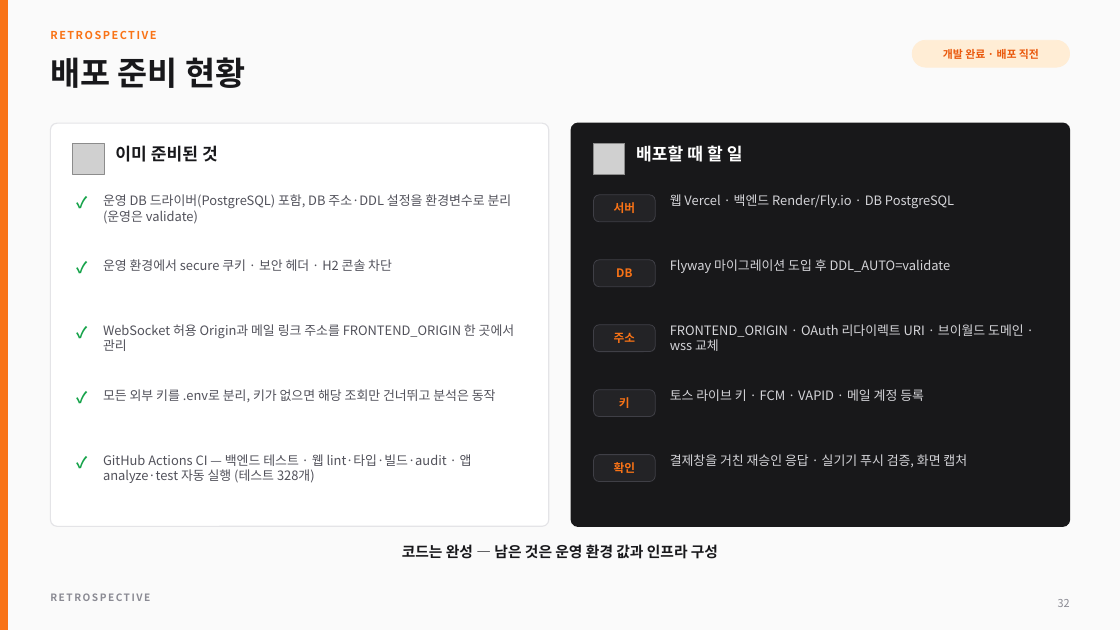
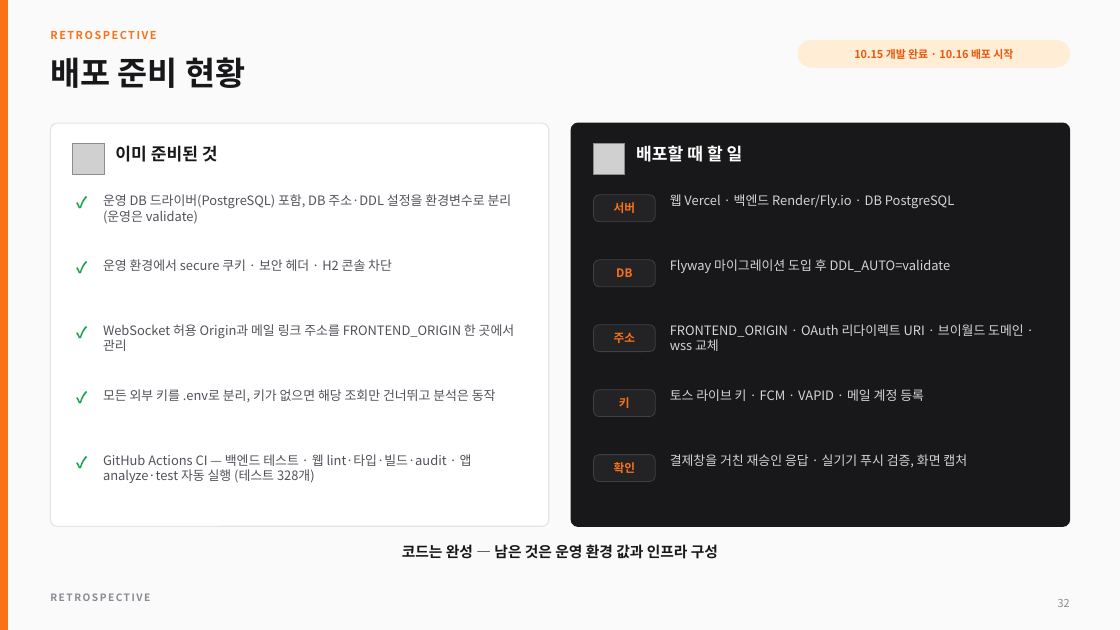
Before and after one commit to chean0830/guard-project, a slide deck: slide 32 of docs/portfolio/ProjectGuard_Portfolio.pptx. Drawn at 1120x630 pixels with LibreOffice and Linux fonts; fonts in the diff are those of the drawing; grey boxes stand for pictures. Boxes give left, top, right and bottom in pixels: in the first picture for what was removed or moved away, otherwise in the second. Text is boxed around its words. In the diff, an @@ line names an element or a change of style, - is before the commit and + after.

```diff
--- a/docs/portfolio/ProjectGuard_Portfolio.pptx
+++ b/docs/portfolio/ProjectGuard_Portfolio.pptx
@@ rounded rectangle: place and size @@
-rounded rectangle at <box>912,40,1070,67</box>
+rounded rectangle at <box>797,40,1068,67</box>
@@ text at <box>854,49,1013,59</box>: text changed @@
-개발 완료 · 배포 직전
+10.15 개발 완료 · 10.16 배포 시작
```
Also in this commit, not shown: 4 other slides changed, 6 other files.
